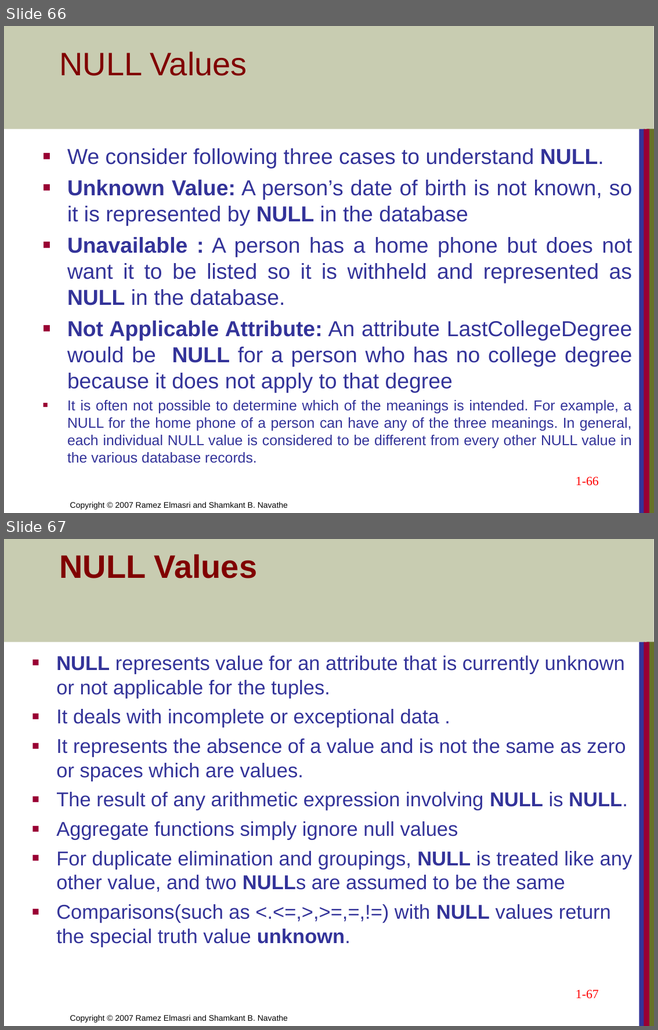
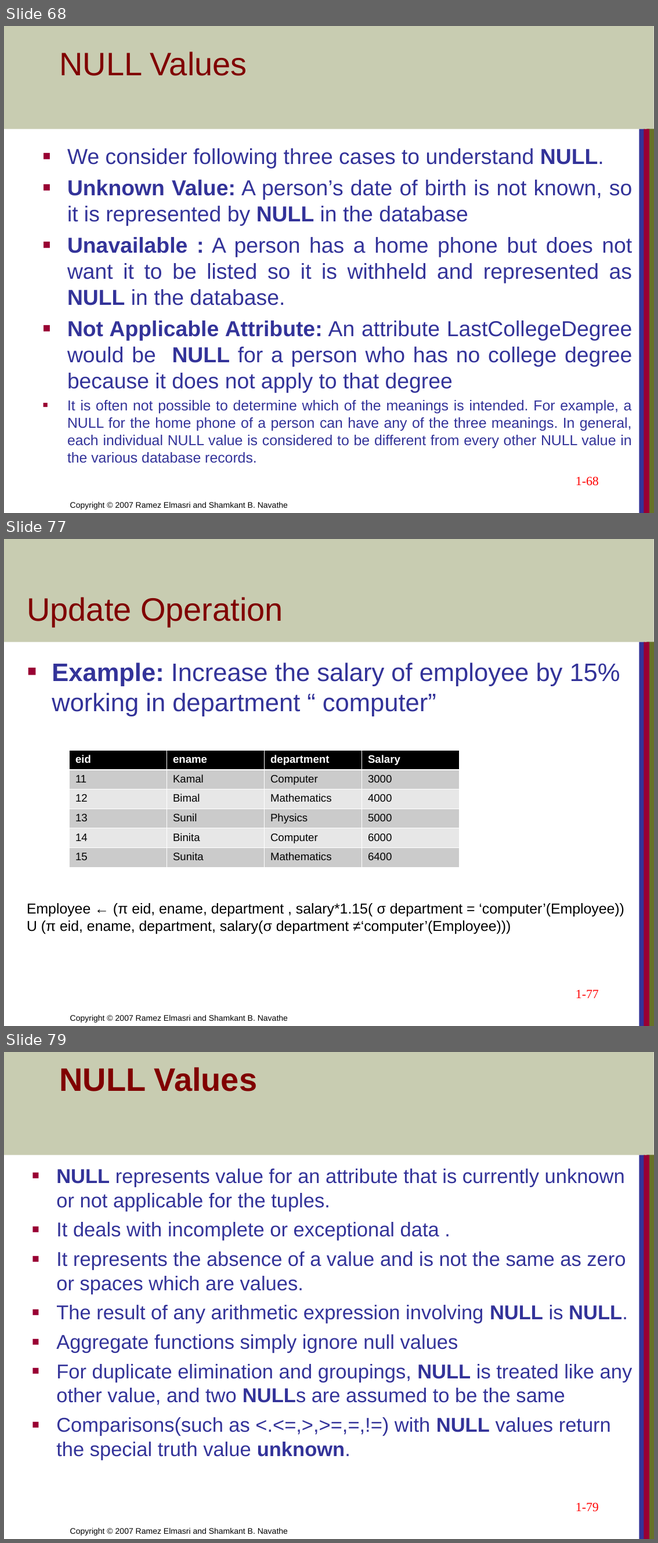
Before and after one commit to CodewothArjun/CSIT_4th_Sem, a slide deck: Database Management System/Unit 5 Relational Algebra and Relational Calculus.ppt. Shown one above the other, each under a label of ours: slides 66 and 67 before the commit, slides 68, 77 and 79 after it; the slides between them are not shown. The pictures are 658x1030 and 658x1543 pixels, drawn with LibreOffice and Linux fonts; fonts in the diff are those of the drawing. Boxes give left, top, right and bottom in pixels: in the first picture for what was removed or moved away, otherwise in the second. Text is boxed around its words. In the diff, an @@ line names an element or a change of style, - is before the commit and + after.

```diff
--- a/Database Management System/Unit 5 Relational Algebra and Relational Calculus.ppt
+++ b/Database Management System/Unit 5 Relational Algebra and Relational Calculus.ppt
@@ slide 77 added at [4, 539, 654, 1026], background #FFFFFF; not listed: 5 template elements that a slide beside it also shows @@
@@ title added at [27, 597, 283, 627], 36 pt, text #800000 @@
+Update Operation
@@ text added at [52, 663, 620, 716], 28 pt, text #333399 @@
+■ Example: Increase the salary of employee by 15% working in department “ computer”
@@ table added at [69, 750, 459, 867], 6 rows, 4 columns @@
+eid | ename | department | Salary
+11 | Kamal | Computer | 3000
+12 | Bimal | Mathematics | 4000
+13 | Sunil | Physics | 5000
+14 | Binita | Computer | 6000
+15 | Sunita | Mathematics | 6400
@@ text added at [27, 903, 623, 934], 16 pt, text #000000 @@
+Employee ← (π eid, ename, department , salary*1.15( σ department = ‘computer’(Employee))
+U (π eid, ename, department, salary(σ department ≠‘computer’(Employee)))
@@ page number added at [575, 990, 598, 998], 14 pt, text #FF0000 @@
+1-77
@@ what was slide 66 is now slide 68 @@
@@ page number at [575, 477, 598, 486]: text changed @@
-1-66
+1-68
@@ what was slide 67 is now slide 79 @@
@@ page number at [575, 1503, 598, 1512]: text changed @@
-1-67
+1-79
```
Also in this commit, not shown: 7 slides changed, 13 other slides added, 11 slides removed, 8 other files.
